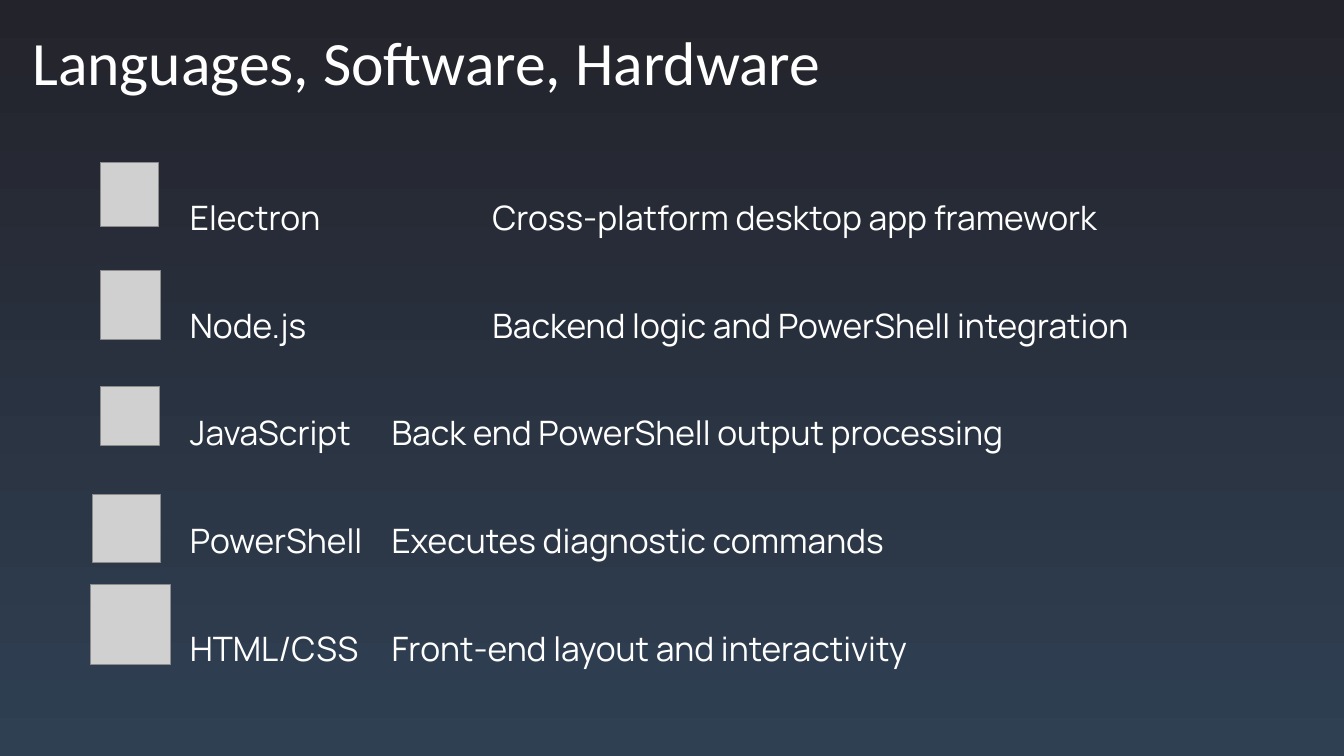
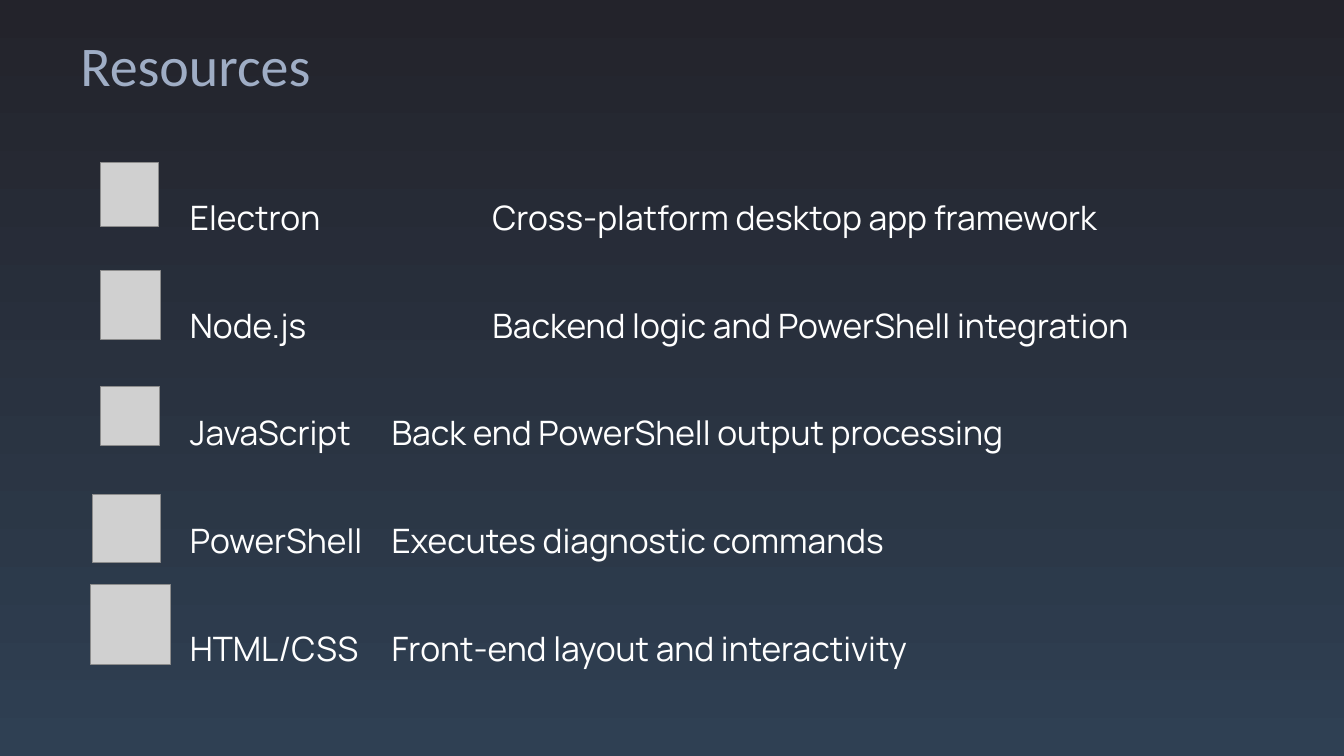
Before and after one commit to CEStrobl/nightwatch, a slide deck: slide 3 of documentation/NightWatch-Presentation.pptx (slide 4 before the commit). Drawn at 1344x756 pixels with LibreOffice and Linux fonts; fonts in the diff are those of the drawing; grey boxes stand for pictures. Boxes give left, top, right and bottom in pixels: in the first picture for what was removed or moved away, otherwise in the second. Text is boxed around its words. In the diff, an @@ line names an element or a change of style, - is before the commit and + after.

```diff
--- a/documentation/NightWatch-Presentation.pptx
+++ b/documentation/NightWatch-Presentation.pptx
@@ title at <box>80,50,310,87</box>: text changed; size 44 to 40 pt; text colour #FFFFFF to #9FADC5 @@
-Languages, Software, Hardware
+Resources
```
Also in this commit, not shown: 5 other slides changed, 3 slides added, 5 slides removed.
